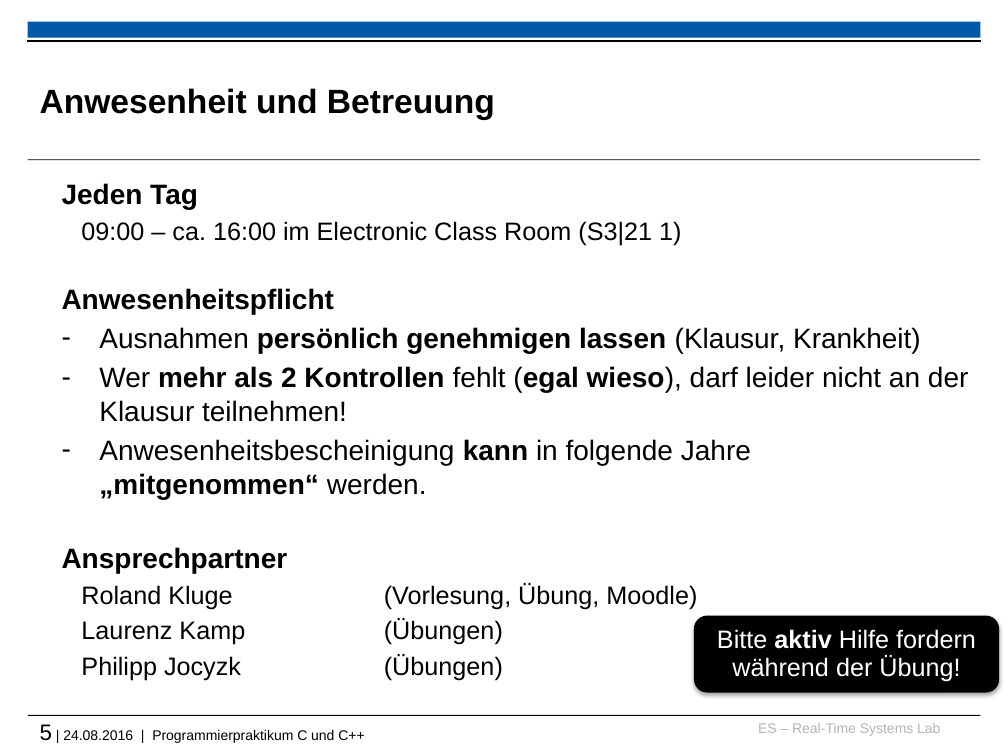
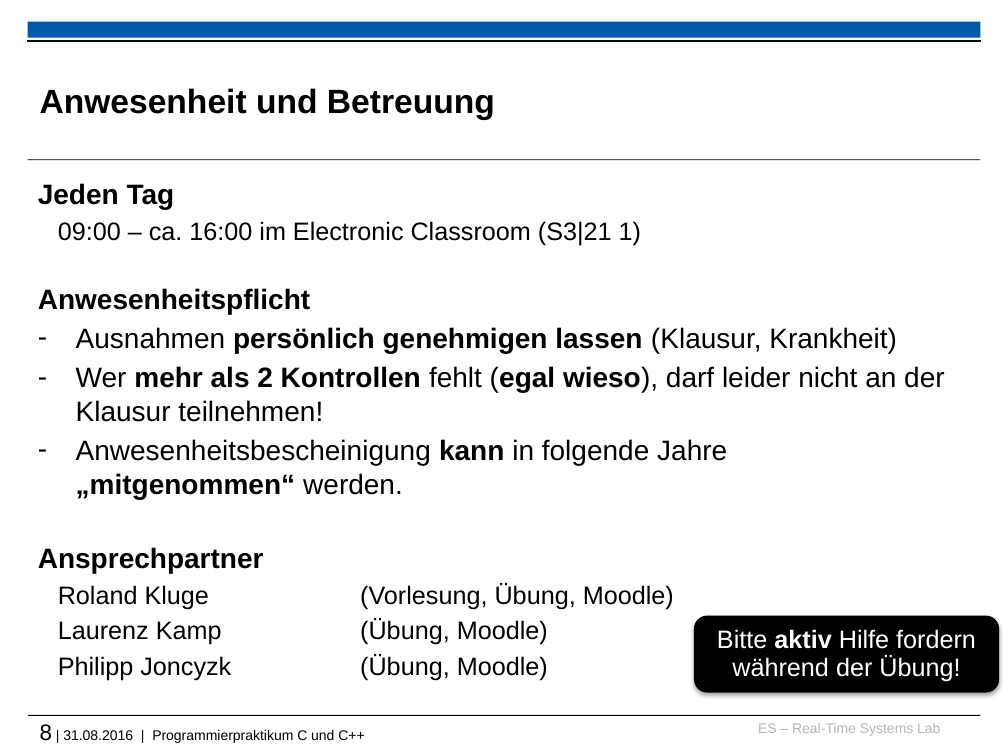
Before and after one commit to h82k/tud-cppp, a slide deck: slide 8 of cppp_lecture.pptx (slide 5 before the commit). Drawn at 1008x756 pixels with LibreOffice and Linux fonts; fonts in the diff are those of the drawing; background and template pictures are left out. Boxes give left, top, right and bottom in pixels: in the first picture for what was removed or moved away, otherwise in the second. Text is boxed around its words. In the diff, an @@ line names an element or a change of style, - is before the commit and + after.

```diff
--- a/cppp_lecture.pptx
+++ b/cppp_lecture.pptx
@@ text "Jeden Tag": place and size @@
-text "Jeden Tag" at bbox=[62, 183, 969, 680]
+text "Jeden Tag" at bbox=[38, 183, 945, 680]
@@ text at bbox=[58, 221, 641, 246]: text changed @@
-  09:00 – ca. 16:00 im Electronic Class Room (S3|21 1)
+  09:00 – ca. 16:00 im Electronic Classroom (S3|21 1)
@@ text at bbox=[360, 619, 548, 680]: text changed @@
-  Laurenz Kamp (Übungen)
-  Philipp Jocyzk (Übungen)
+  Laurenz Kamp (Übung, Moodle)
+  Philipp Joncyzk (Übung, Moodle)
@@ text at bbox=[40, 724, 364, 743]: text changed @@
-5 | 24.08.2016 | Programmierpraktikum C und C++
+8 | 31.08.2016 | Programmierpraktikum C und C++
```
Also in this commit, not shown: 25 other slides changed, 2 slides added, 1 slide removed, 1 other file.
